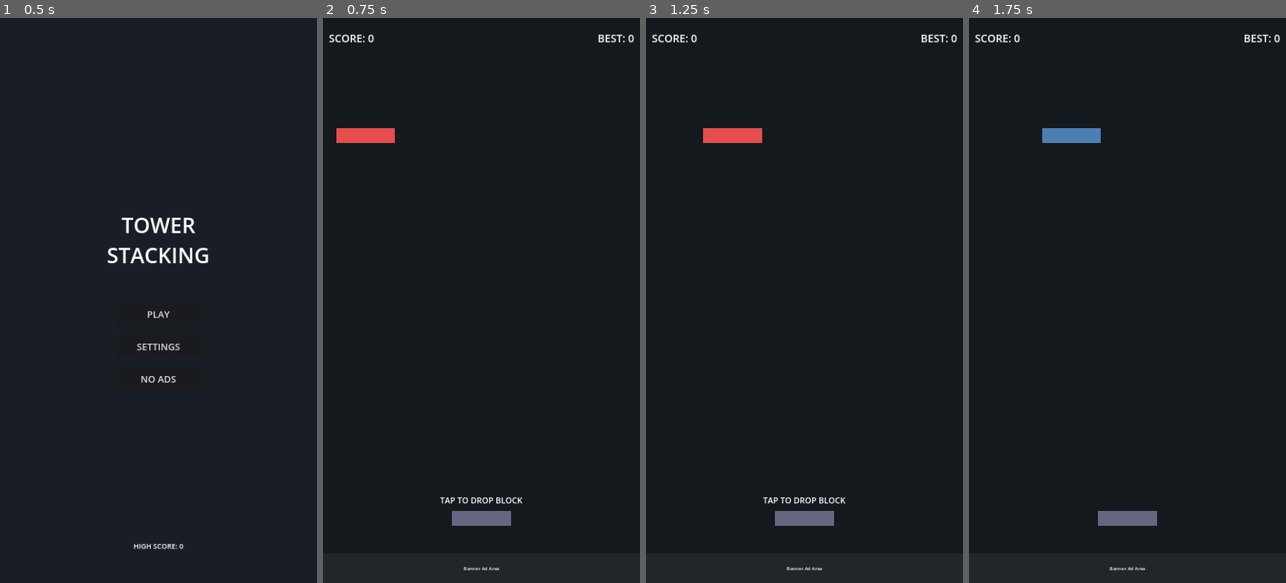
Above: before the commit, frames 1-4 (left to right).
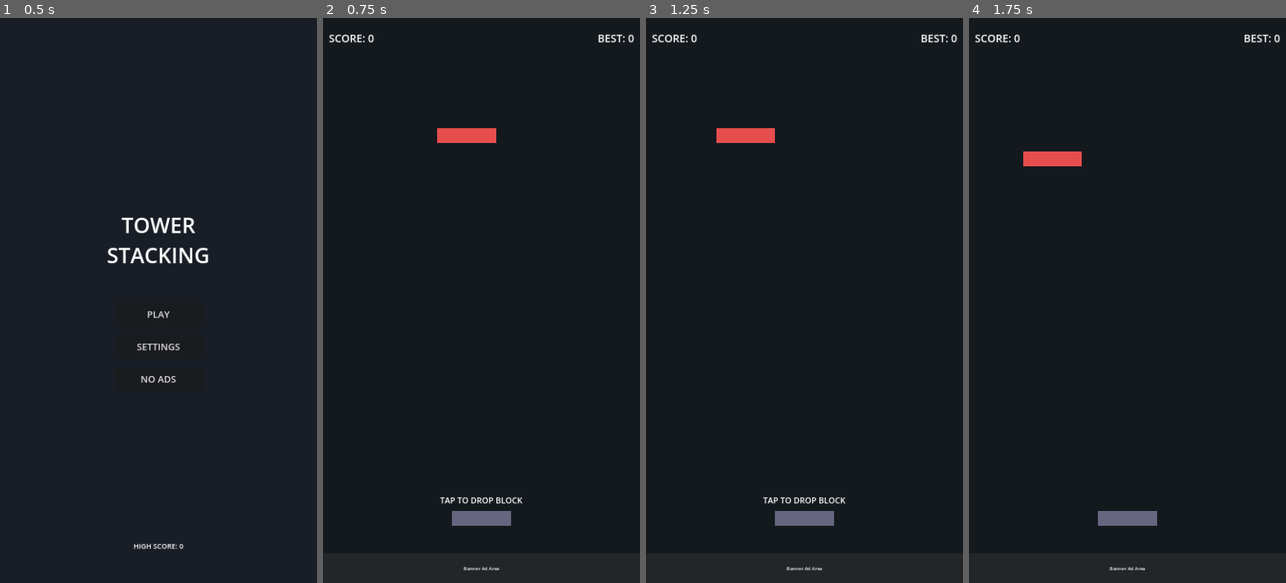
Above: after the commit, the same moments.

Repository: farukbingol/claude
Game: Godot game, scene res://scenes/main_menu.tscn
Two runs of this game, one before a commit and one after it. Both use one fixed random seed, a clock stepped at 60 frames per second and the inputs below.
Inputs (mouse positions are in pixels of both pictures, inside the frame that each line leads up to):
- Up to frame 1 (0.5 s): no input
- Up to frame 2 (0.75 s): click "PLAY" at 0.5 s
- Up to frame 3 (1.25 s): no input
- Up to frame 4 (1.75 s): tap Enter at 1.25 s; move the mouse to (1197, 272) at 1.27 s; click (1197, 272) at 1.42 s

Frame 1 is identical in both runs. In frame 2, 1.0% of the frame differs, in the area x 4-55%, y 19-23%; in frame 3, 0.2%; in frame 4, 1.0%.

Commit message:
Fix game mechanics: block position, movement, falling, screen background, and score
Co-authored-by: farukbingol <219722032+farukbingol@users.noreply.github.com>

Diff:
--- a/scenes/game_controller.gd
+++ b/scenes/game_controller.gd
@@ -6,6 +6,7 @@
 const Block = preload("res://scripts/block.gd")
 
 @onready var blocks_container: Node2D = $BlocksContainer
+@onready var background: ColorRect = $Background
 @onready var score_label: Label = $UI/TopBar/ScoreLabel
 @onready var high_score_label: Label = $UI/TopBar/HighScoreLabel
 @onready var perfect_label: Label = $UI/PerfectLabel
@@ -62,6 +63,10 @@
 	screen_width = viewport_size.x
 	screen_height = viewport_size.y
 
+	# Resize background to fill the entire screen
+	background.size = Vector2(screen_width, screen_height)
+	background.position = Vector2.ZERO
+
 	# Adjust base block position
 	base_block_y = screen_height - 220.0
 	block_spawn_y = 400.0
@@ -71,15 +76,29 @@
 	high_score_label.text = "BEST: " + ScoreManager.get_high_score_text()
 
 func _spawn_first_block() -> void:
-	# Create base platform
-	var base_platform = ColorRect.new()
-	base_platform.size = Vector2(GameManager.base_block_width, block_height)
-	base_platform.position = Vector2(
-		screen_width / 2 - GameManager.base_block_width / 2,
-		base_block_y - block_height / 2
+	# Create base platform as a Block (so it can be used as previous_block reference)
+	var base_block = Node2D.new()
+	base_block.set_script(Block)
+	blocks_container.add_child(base_block)
+
+	# Position at center bottom
+	base_block.position = Vector2(screen_width / 2, base_block_y)
+
+	# Initialize as a static block
+	base_block.set_screen_width(screen_width)
+	base_block.initialize(
+		GameManager.base_block_width,
+		block_height,
+		0.0,  # No movement speed
+		Color(0.4, 0.4, 0.5),
+		true
 	)
-	base_platform.color = Color(0.4, 0.4, 0.5)
-	blocks_container.add_child(base_platform)
+
+	# Set as placed immediately (static base)
+	base_block.place_immediately()
+
+	# Add to placed blocks so next block can use it as reference
+	placed_blocks.append(base_block)
 
 	# Spawn first moving block
 	_spawn_block()
@@ -90,15 +109,15 @@
 	block_scene.set_script(Block)
 	blocks_container.add_child(block_scene)
 
-	# Calculate spawn position
+	# Calculate spawn position - block starts at center top and moves horizontally
 	var spawn_y = _get_next_block_y()
-	var spawn_x = 0.0 if len(placed_blocks) % 2 == 0 else screen_width
-	var start_from_left = len(placed_blocks) % 2 == 0
+	var spawn_x = screen_width / 2  # Start at center
+	var start_from_left = len(placed_blocks) % 2 == 0  # Alternate initial direction
 
 	block_scene.position = Vector2(spawn_x, spawn_y)
 
-	# Get color based on block count
-	var color_index = len(placed_blocks) % len(block_colors)
+	# Get color based on block count (subtract 1 because base block is in placed_blocks)
+	var color_index = (len(placed_blocks) - 1) % len(block_colors)
 	var block_color = block_colors[color_index]
 
 	# Initialize block
--- a/scripts/block.gd
+++ b/scripts/block.gd
@@ -25,10 +25,12 @@
 
 # Physics for falling
 var velocity: Vector2 = Vector2.ZERO
-var gravity: float = 980.0
+var gravity: float = 1500.0  # Faster gravity for snappier gameplay
 
 # Reference to previous block for overlap calculation
 var previous_block: Block = null
+var target_y: float = 0.0  # Y position where block should land
+var has_checked_landing: bool = false  # Flag to check landing once
 
 # Visual components
 var color_rect: ColorRect
@@ -91,10 +93,32 @@
 	velocity.y += gravity * delta
 	position.y += velocity.y * delta
 
-	# Check if off screen
+	# Check if reached target landing position
+	if previous_block != null and not has_checked_landing:
+		if position.y >= target_y:
+			position.y = target_y
+			has_checked_landing = true
+			_check_landing()
+			return
+
+	# Check if off screen (complete miss with no previous block or after landing check)
 	if position.y > 2500:  # Well below screen
 		block_dropped.emit()
 		queue_free()
+
+## Check landing and handle placement or miss
+func _check_landing() -> void:
+	var overlap = _calculate_overlap()
+
+	if overlap <= 0:
+		# Complete miss - continue falling off screen
+		AudioManager.play_block_drop()
+		has_checked_landing = false  # Allow further falling
+		return
+
+	# Block will be placed
+	var overhang = _calculate_overhang()
+	_handle_placement(overhang)
 
 ## Drop and place the block
 func drop_block() -> void:
@@ -103,22 +127,18 @@
 
 	current_state = BlockState.FALLING
 	velocity = Vector2.ZERO
-
-	# Calculate overlap with previous block
+	has_checked_landing = false
+
+	# Calculate target Y position (where the block should land)
 	if previous_block != null:
-		var overlap = _calculate_overlap()
-
-		if overlap <= 0:
-			# Complete miss - continue falling off screen
-			AudioManager.play_block_drop()
-			return
-
-		# Block will be placed
-		var overhang = _calculate_overhang()
-		_handle_placement(overhang)
+		# Land on top of previous block
+		target_y = previous_block.position.y - block_height
 	else:
-		# First block - just place it
+		# No previous block - this shouldn't happen with new logic
+		# but handle it by placing immediately
 		_place_block()
+		AudioManager.play_block_place()
+		block_placed.emit(0.0)
 
 ## Calculate overlap amount with previous block
 func _calculate_overlap() -> float:
@@ -227,3 +247,9 @@
 ## Set screen width for boundary calculation
 func set_screen_width(width: float) -> void:
 	screen_width = width
+
+## Place block immediately without animation (for base block)
+func place_immediately() -> void:
+	current_state = BlockState.PLACED
+	velocity = Vector2.ZERO
+	# Keep the original color for base block
